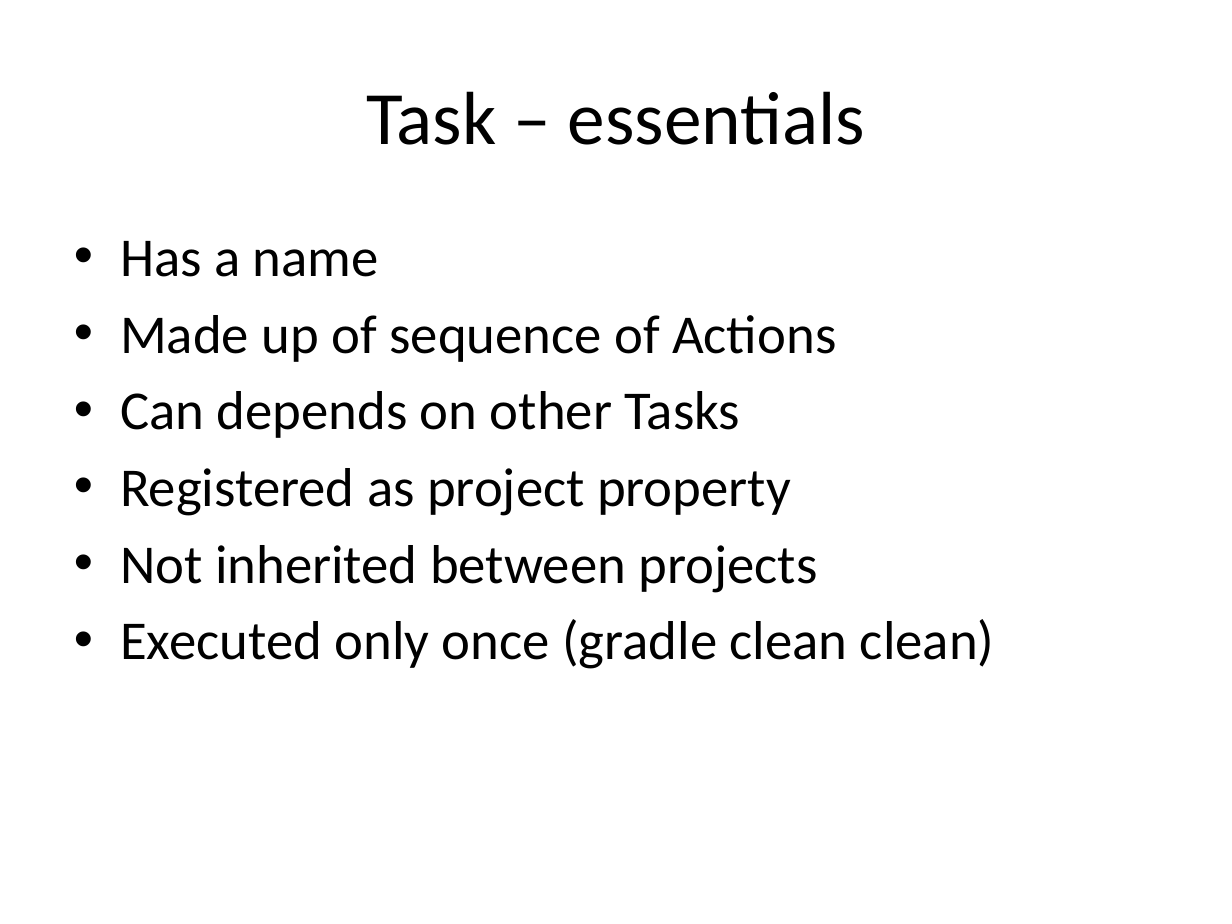
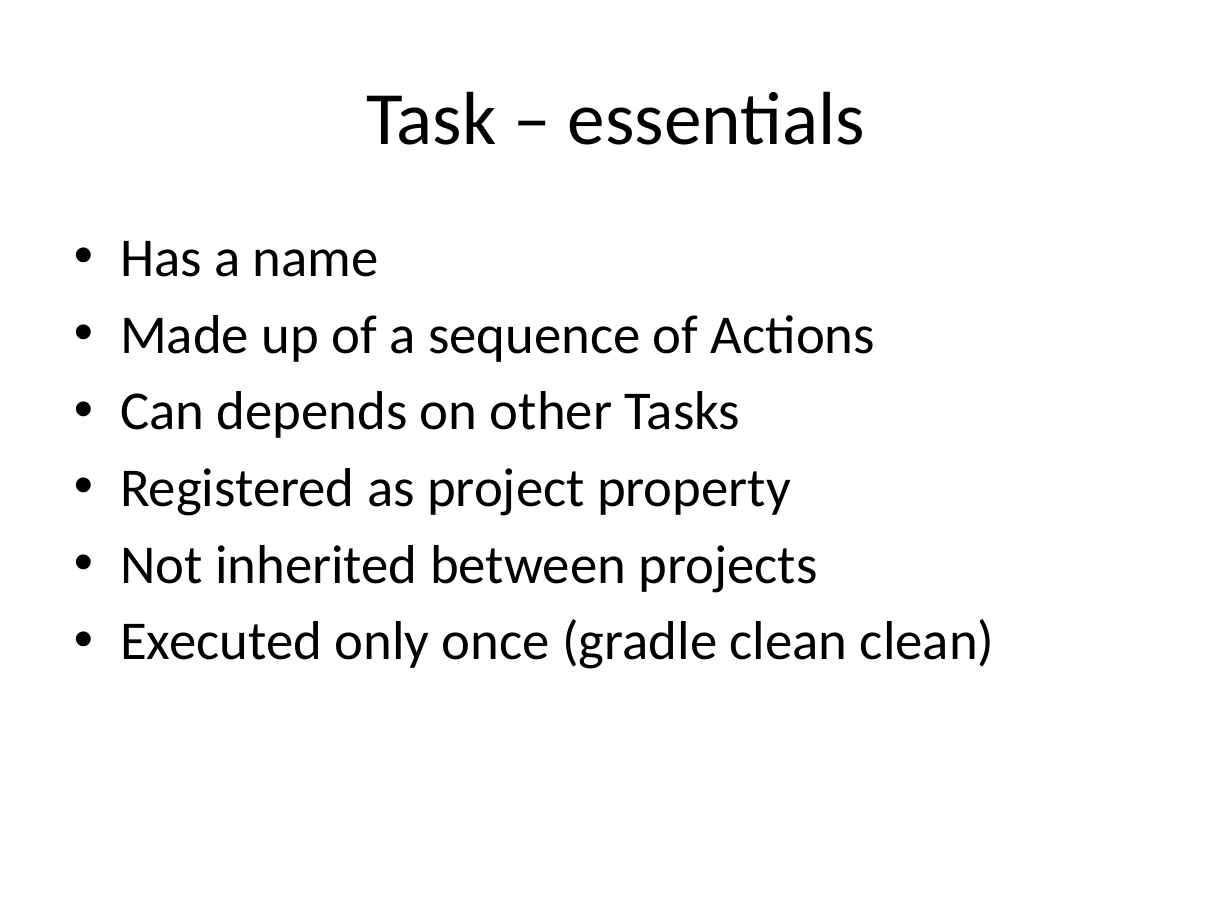
Before and after one commit to alaczynski/gradle-intoducion, a slide deck: slide 15 of Introduction to Gradle.pptx. Drawn at 1232x924 pixels with LibreOffice and Linux fonts; fonts in the diff are those of the drawing. Boxes give left, top, right and bottom in pixels: in the first picture for what was removed or moved away, otherwise in the second. Text is boxed around its words. In the diff, an @@ line names an element or a change of style, - is before the commit and + after.

```diff
--- a/Introduction to Gradle.pptx
+++ b/Introduction to Gradle.pptx
@@ text at <box>120,315,875,362</box>: text changed @@
-• Made up of sequence of Actions
+• Made up of a sequence of Actions
```
Also in this commit, not shown: 2 other slides changed, 1 other file.
